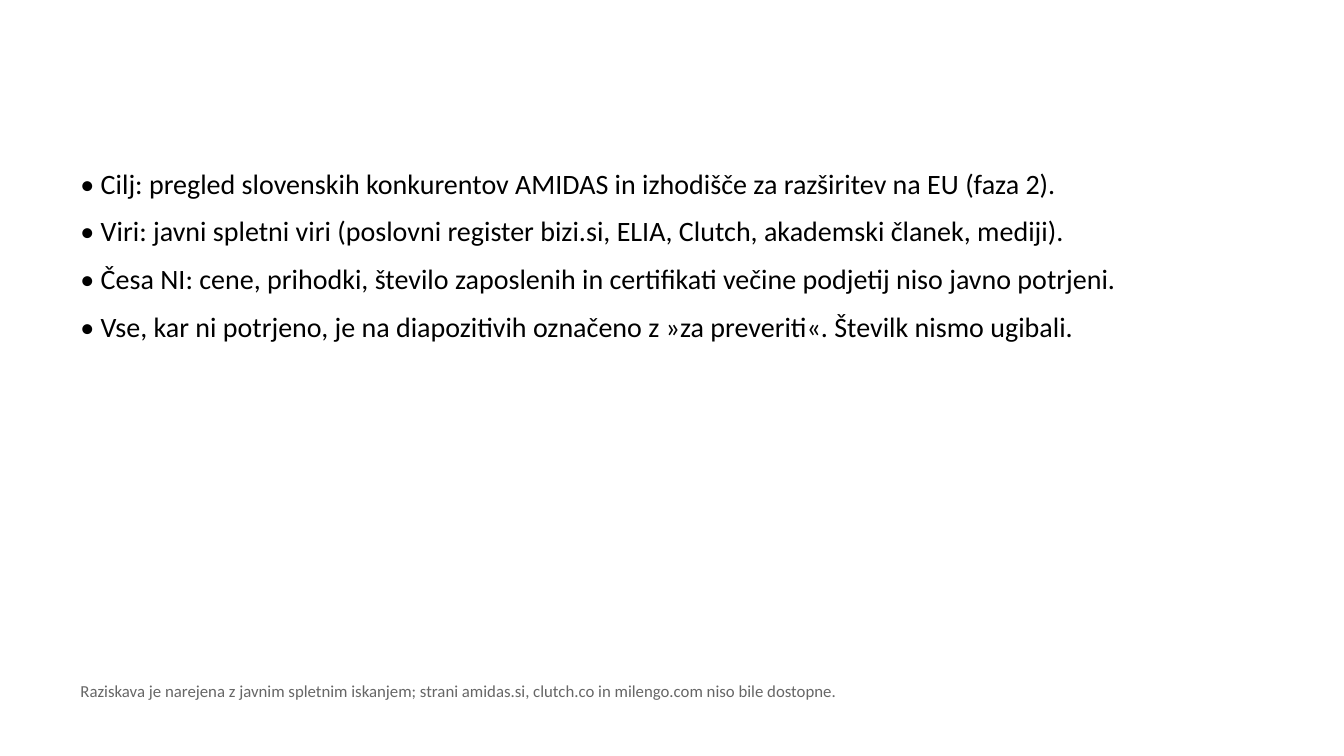
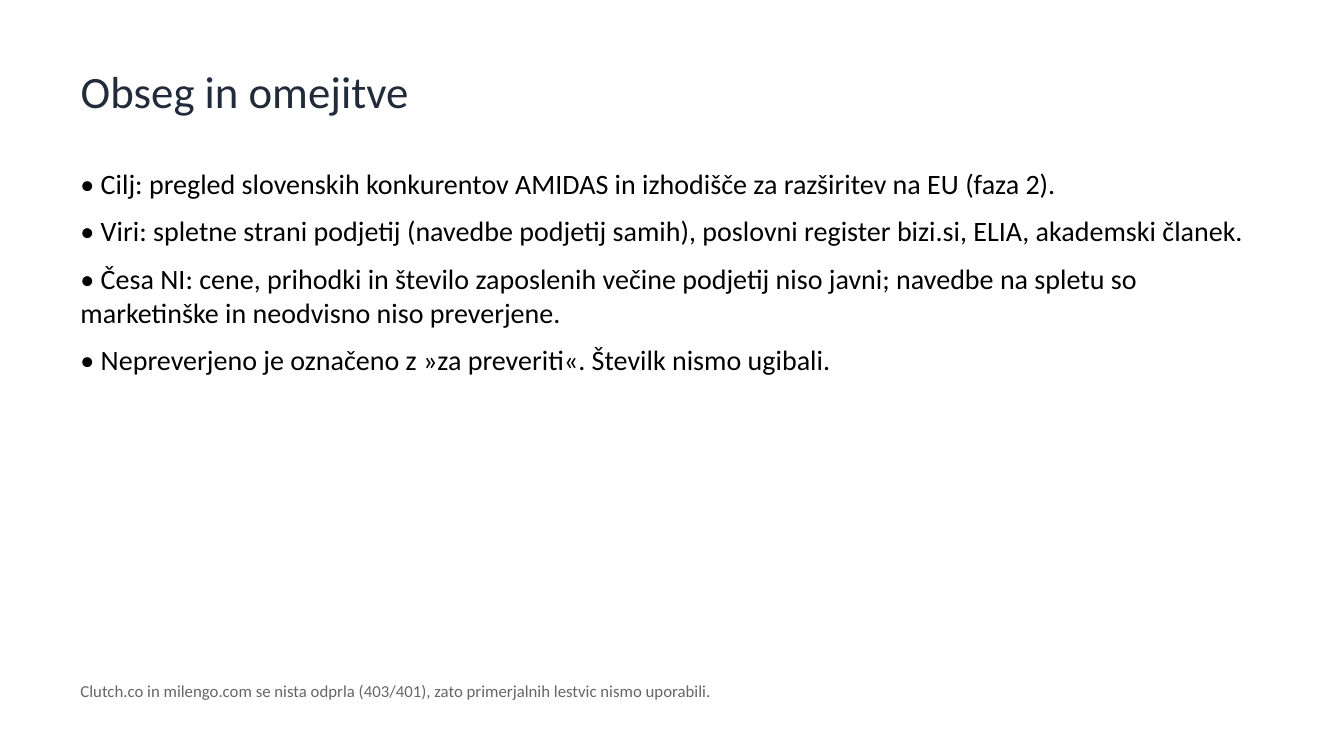
Before and after one commit to matjazambroz/github, a slide deck: slide 2 of analiza/analiza_konkurence_SI.pptx. Drawn at 1344x756 pixels with LibreOffice and Linux fonts; fonts in the diff are those of the drawing. Boxes give left, top, right and bottom in pixels: in the first picture for what was removed or moved away, otherwise in the second. Text is boxed around its words. In the diff, an @@ line names an element or a change of style, - is before the commit and + after.

```diff
--- a/analiza/analiza_konkurence_SI.pptx
+++ b/analiza/analiza_konkurence_SI.pptx
@@ title added at [81,77,409,116], 32 pt, text #222B3A @@
+Obseg in omejitve
@@ text at [80,220,1242,375]: text changed @@
-• Viri: javni spletni viri (poslovni register bizi.si, ELIA, Clutch, akademski članek, mediji).
-• Česa NI: cene, prihodki, število zaposlenih in certifikati večine podjetij niso javno potrjeni.
-• Vse, kar ni potrjeno, je na diapozitivih označeno z »za preveriti«. Številk nismo ugibali.
+• Viri: spletne strani podjetij (navedbe podjetij samih), poslovni register bizi.si, ELIA, akademski članek.
+• Česa NI: cene, prihodki in število zaposlenih večine podjetij niso javni; navedbe na spletu so marketinške in neodvisno niso preverjene.
+• Nepreverjeno je označeno z »za preveriti«. Številk nismo ugibali.
@@ text at [80,685,711,700]: text changed @@
-Raziskava je narejena z javnim spletnim iskanjem; strani amidas.si, clutch.co in milengo.com niso bile dostopne.
+Clutch.co in milengo.com se nista odprla (403/401), zato primerjalnih lestvic nismo uporabili.
```
Also in this commit, not shown: 7 other slides changed, 2 slides added, 1 slide removed, 1 other file.
